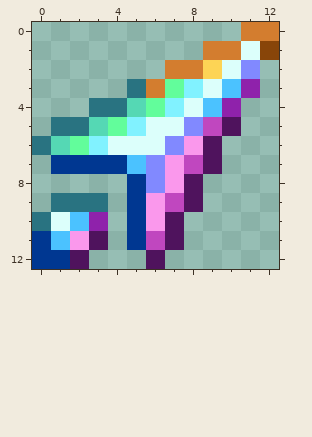
A pixel-art sprite gets an edit: Resources/Textures/Items/Equipables/Miscellaneous/BloodCursor.png. Above: the version before the commit.
The file is 26x26 pixels, drawn in blocks of 2x2; one block is one cell here.
After:
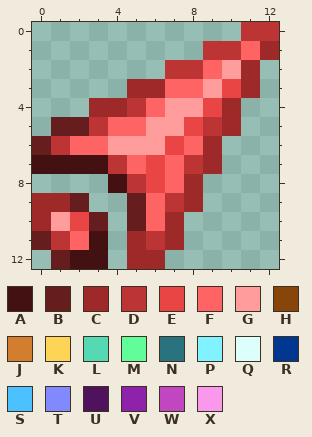
Palette (. is transparent): A #431111  B #651d1d  C #9d2929  D #bc3434  E #e94545  F #ff6464  G #ff9d9d  H #884509  J #d37d2f  K #fdd455  L #55d8b4  M #62fd9b  N #297381  P #81f2ff  Q #dcfffb  R #003791  S #4bc2ff  T #8189ff  U #4f135d  V #8f22ab  W #c047bf  X #fa98ec
From old to new:
Changed rows in their new state; - is an unchanged pixel.
first column x 0:
 0 -----------DD
 1 ---------DDFC
 2 -------DDFGC-
 3 -----CCFFGEC-
 4 ---CCDFGGEC--
 5 -BBDFFGGEDC--
 6 BDFFGGGEFC---
 7 AAAADFEFDC---
 8 ----ADEFC----
 9 CCB.-BFDC----
10 CGEB-BFC-----
11 BDFA-CDC-----
12 .BAA-CC------
Where, in picture pixels (left, top, right, bottom), the same in both pictures:
changed: (32, 22, 279, 269)
